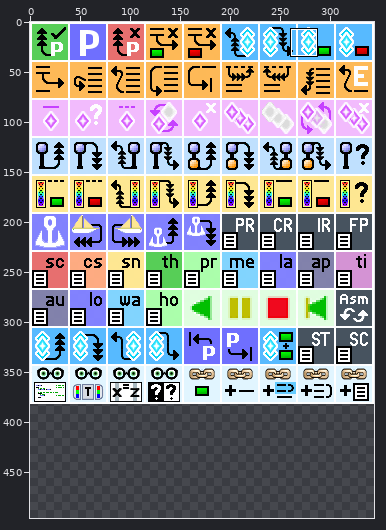
Sprite sheet -- vvm/core/vdebug/graphics/vdebug_icons.png. Above, an overview of the earlier version with the close-up marked.
Close-up. Before:
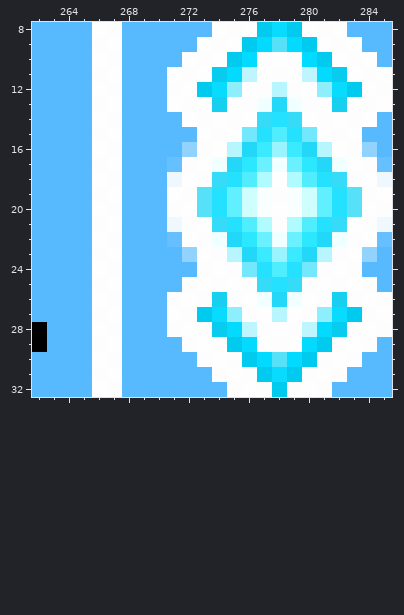
The file is 344x382 pixels. Colours within 5 levels of each other are drawn and written as one. Shown: x 262..285, y 8..32. The old version is drawn lined up with the new one, on the new canvas. The commit also changed other parts of the picture, which this record leaves out.
Now the later version:
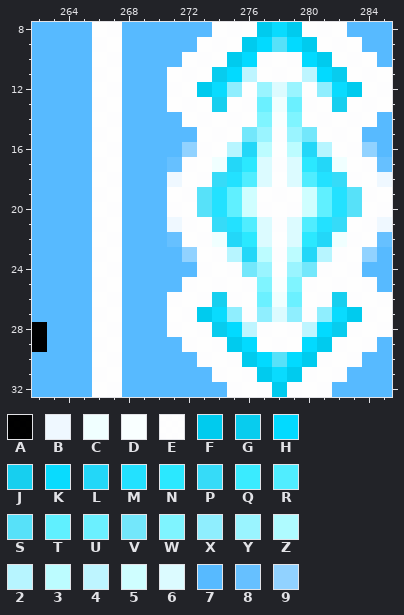
Palette (. is transparent): A #000000fd  B #eff8ff  C #f0ffff  D #f9ffff  E #fffffffd  F #00cbee  G #08ccee  H #02daff  J #17cfef  K #09dbfe  L #23d7f8  M #23e1ff  N #2be8ff  P #36dbf8  Q #3aebff  R #50edff  S #57e1f9  T #60f0ff  U #6bf0ff  V #73e7fb  W #7ff4ff  X #8feefe  Y #9af4ff  Z #affbff  2 #b7f5ff  3 #bcfcff  4 #bef5ff  5 #cffeff  6 #dcfbff  7 #57baff  8 #66c0ff  9 #91d2ff
Changes in this commit:
canvas 344x382 -> 344x496
@@ x 275..281 @@
 11 H4EEE4H
-12 XEE2EEX
-13 EECLCEE
-14 EEPMPEE
-15 EVMRMVE
-16 2LQYQL2
-17 LNUCUNL
-18 MRZEZRM
-19 T5DED5T
-20 T5DED5T
-21 MRZEZRM
-22 LNUCUNL
-23 2LQYQL2
-24 EVMRMVE
-25 EEPMPEE
-26 EECLCEE
-27 XEE2EEX
+12 XEY6YEX
+13 EEUCUEE
+14 EEWDWEE
+15 EVYEYVE
+16 2L3E3L2
+17 LN6E6NL
+18 MR6E6RM
+19 T5EEE5T
+20 T5EEE5T
+21 MR6E6RM
+22 LN6E6NL
+23 2L3E3L2
+24 EVYEYVE
+25 EEWDWEE
+26 EEUCUEE
+27 XEX6XEX
 28 H4EEE4H
